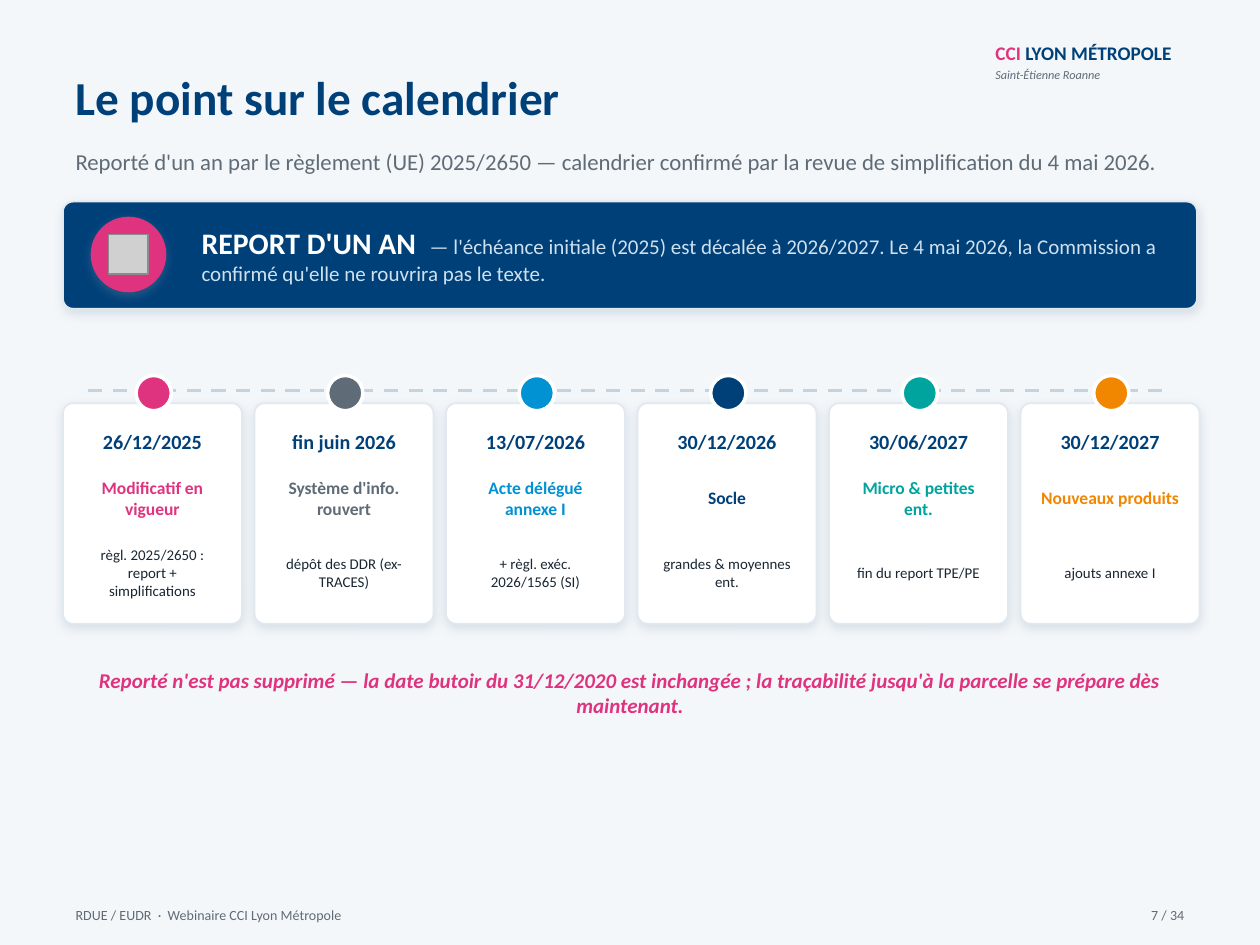
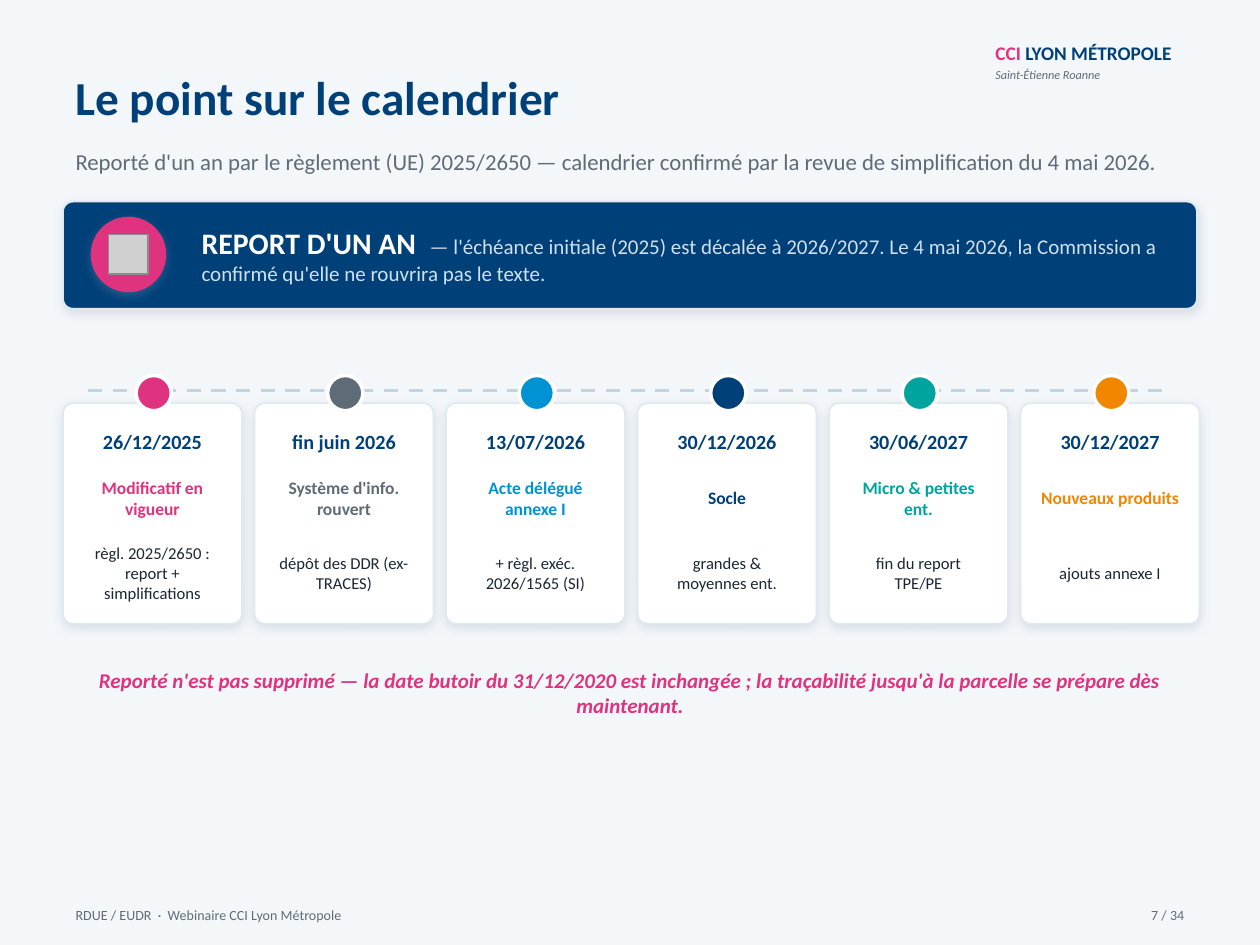
Before and after one commit to houdazebar-collab/veille-douane-test, a slide deck: slide 7 of webinaire-rdue-2026-09-24/AtelierRDUECCI_revu_2026-09-16.pptx. Drawn at 1260x945 pixels with LibreOffice and Linux fonts; fonts in the diff are those of the drawing; grey boxes stand for pictures. Boxes give left, top, right and bottom in pixels: in the first picture for what was removed or moved away, otherwise in the second. Text is boxed around its words. In the diff, an @@ line names an element or a change of style, - is before the commit and + after.

```diff
--- a/webinaire-rdue-2026-09-24/AtelierRDUECCI_revu_2026-09-16.pptx
+++ b/webinaire-rdue-2026-09-24/AtelierRDUECCI_revu_2026-09-16.pptx
@@ size 8.5 to 9.5 pt in 6 elements at bbox=[95, 547, 202, 602], bbox=[279, 557, 408, 591], bbox=[486, 557, 585, 591], bbox=[677, 557, 777, 592], bbox=[876, 557, 961, 590], bbox=[1059, 567, 1160, 582] @@
```
Also in this commit, not shown: 12 other slides changed, 4 other files.
